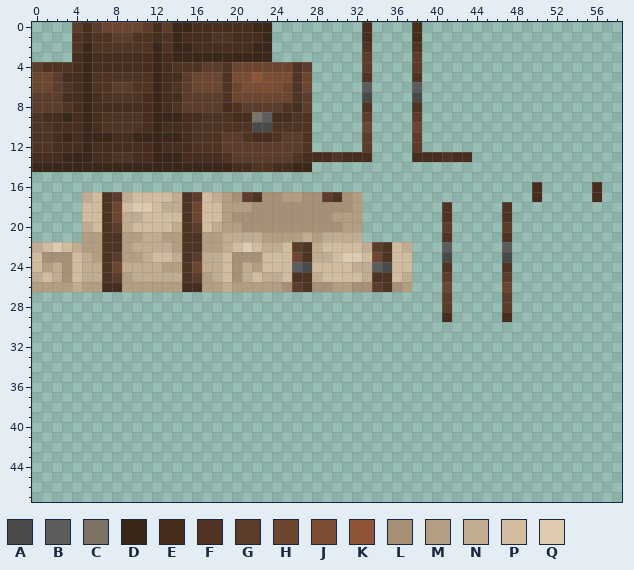
Pixel-art sprite -- src/assets/gauntlet/textures/decoration/backpacks/knapsack.png. Above: the version before the commit.
The file is 64x64 pixels. Colours within 5 levels of each other are drawn and written as one. Shown: x 0..58, y 0..47.
Palette (. is transparent): A #494a4a  B #5c5c5c  C #7c7366  D #3b261a  E #472d1e  F #503423  G #5c3c2a  H #6e4630  J #7d4d33  K #8e5537  L #a79176  M #b49e82  N #c1ac91  P #d1bca0  Q #ddcab1
Pixels before (only the part around the change), first column x 0:
22 NPQPNMMFFMNNNNMFFMMNPQPNNPGFNPPPPNGFPN...B
23 PLLLPNMFGMMNPPNFGNNPLLLPPPHFNNPQQPHFPP...A
24 PMNLPNNFHNNNNMMFHNNPLNMPPPBAPPPPNNBAPP...F
25 NPNLPNNFGMNNNNNFGMNPLNPNNPFFNPPPPNFFPN...G
26 MMMMNMMEEMMMMMMEEMMNMMMMMLGFLLMMLLGFLM...H
27 .........................................G
28 .........................................G
29 .........................................E
30 ..........................................
31 ..........................................
32 ..........................................
33 ..........................................
34 ..........................................
35 ..........................................
36 ..........................................
37 ..........................................
38 ..........................................
39 ..........................................
40 ..........................................
41 ..........................................
42 ..........................................
43 ..........................................
44 ..........................................
45 ..........................................
46 ..........................................
47 ..........................................
New version:
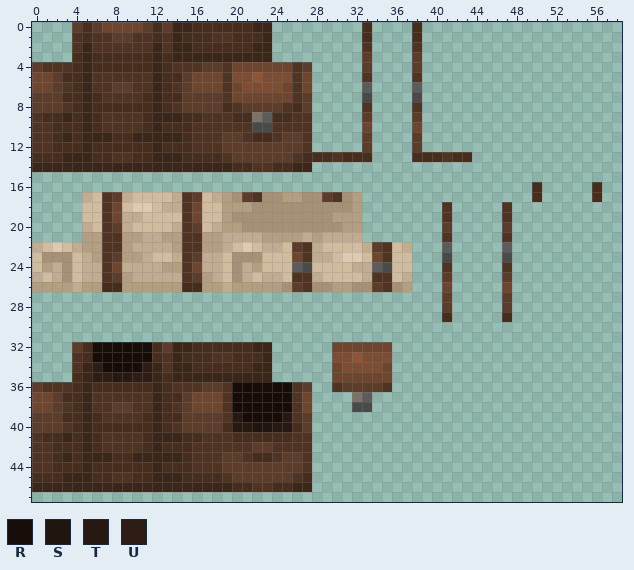
Colours new in this view: R #160c08  S #21150f  T #271912  U #2e1d14
From old to new:
Colour A now appears in row 38 at x 32 to 33.
Colour B now appears in row 37 at x 33.
Colour C now appears in row 37 at x 32.
Colour D now appears in row 32 at x 14 to 15 and 22 to 23; in row 33 at x 14 and 23; in row 34 at x 5, 12, 14 to 15 and 22 to 23; in row 35 at x 5, 12 and 14 to 23; in rows 36 to 40 at x 5 and 12; in row 41 at x 3, 5 and 12 to 14.
Colour D now appears in row 42 at x 5 and 12; in row 43 at x 3, 5 to 7 and 10 to 14; in row 44 at x 5 and 12; in row 45 at x 3 to 5 and 12 to 14; in row 46 at x 0 to 19 and 26 to 27.
Colour E now appears in row 32 at x 5, 12 and 16 to 21; in row 33 at x 5, 12, 15 to 17 and 20 to 22; in row 34 at x 16 to 21; in row 35 at x 4 and 13; in row 36 at x 4, 6 to 11 and 13; in row 37 at x 3 to 4 and 13 to 14.
Colour E now appears in row 38 at x 4 and 13; in row 39 at x 3 to 4, 6, 11 and 13 to 14; in row 40 at x 4, 6 to 11, 13, 19 and 26; in row 41 at x 1 to 2, 4, 6, 11, 15 to 16 and 20 to 25; in row 42 at x 2 to 4, 6, 11 and 13 to 15; in row 43 at x 2, 4, 8 to 9, 15 and 22 to 23.
Colour E now appears in row 44 at x 2 to 4, 6 to 11 and 13 to 15; in row 45 at x 0 to 2, 6 to 7, 10 to 11, 15 to 18 and 27; in row 46 at x 20 to 21 and 24 to 25.
Colour F now appears in row 33 at x 4, 13 and 18 to 19; in row 34 at x 4 and 13; in row 36 at x 1 to 3, 14 to 16, 19, 26, 30 and 35; in row 37 at x 6 to 11, 19 and 26; in row 38 at x 3, 6 to 7, 10 to 11, 14, 19 and 26; in row 39 at x 7 to 10, 19 and 26.
Colour F now appears in row 40 at x 3 and 14; in row 41 at x 0, 7 to 10, 17 to 19 and 26 to 27; in row 42 at x 0 to 1, 7 to 10, 16 to 21 and 24 to 27; in row 43 at x 0 to 1, 16 to 18, 21, 24 and 27; in row 44 at x 0 to 1, 16 to 18 and 27; in row 45 at x 8 to 9, 19 and 26.
Colour F now appears in row 46 at x 22 to 23.
Colour G now appears in row 32 at x 4 and 13; in row 36 at x 0, 17 to 18, 27 and 31 to 34; in row 37 at x 2 and 15; in row 38 at x 2, 8 to 9 and 15; in rows 39 to 40 at x 0 to 2, 15 to 18 and 27; in row 42 at x 22 to 23.
Colour G now appears in row 43 at x 19 to 20 and 25 to 26; in row 44 at x 19 to 26; in row 45 at x 20 to 25.
Colour H now appears in row 32 at x 30 to 35; in row 34 at x 30 and 35; in row 35 at x 30 to 35; in rows 37 to 38 at x 0 to 1, 16 to 18 and 27.
Colour J now appears in row 33 at x 30 to 31 and 33 to 35; in row 34 at x 31 to 34.
Colour K now appears in row 33 at x 32.
Colour R now appears in rows 32 to 33 at x 6 to 11; in row 34 at x 7 to 10; in rows 36 to 38 at x 20 to 25; in row 39 at x 21 to 24.
Colour S now appears in row 40 at x 22 to 23.
Colour T now appears in row 35 at x 8 to 9; in row 39 at x 20 and 25; in row 40 at x 20 to 21 and 24 to 25.
Colour U now appears in row 34 at x 6 and 11; in row 35 at x 6 to 7 and 10 to 11.
Boxes around the changes in both pictures, in picture pixels (x1, y1, x2, y2):
added: (32, 342, 392, 492)
